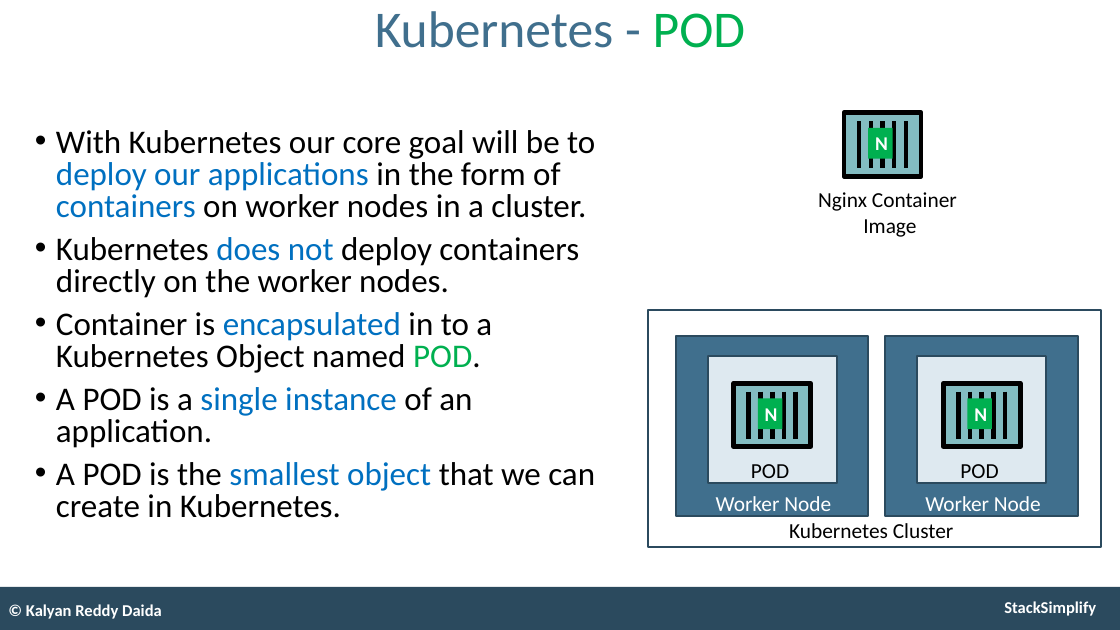
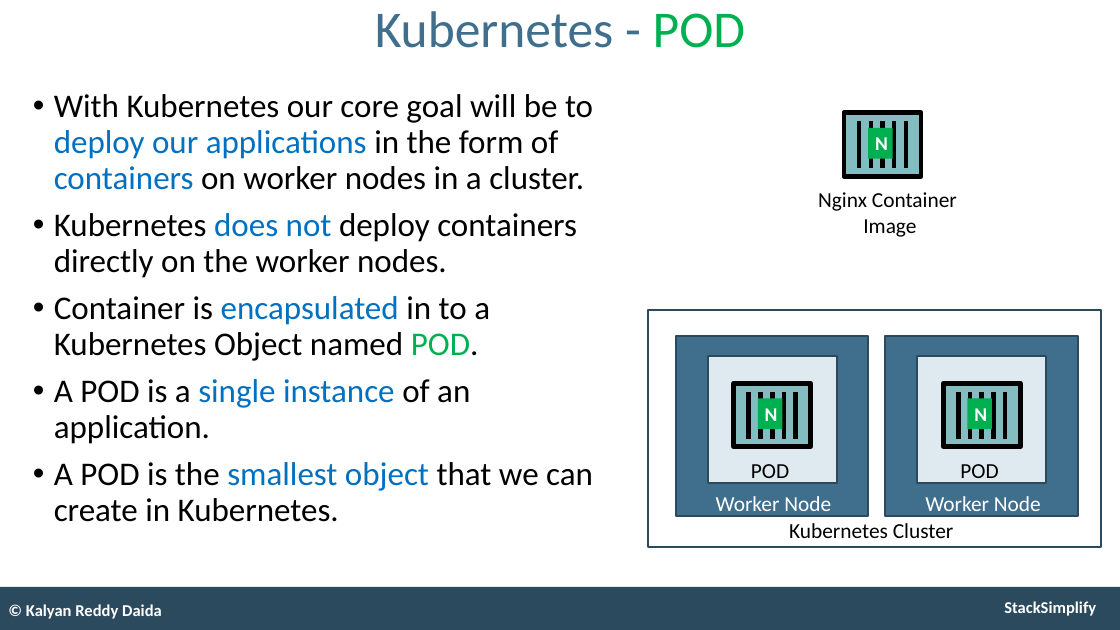
Before and after one commit to stacksimplify/aws-eks-kubernetes-masterclass, a slide deck: slide 15 of presentation/AWS-Fargate-and-EKS-Masterclass.pptx. Drawn at 1120x630 pixels with LibreOffice and Linux fonts; fonts in the diff are those of the drawing. Boxes give left, top, right and bottom in pixels: in the first picture for what was removed or moved away, otherwise in the second. Text is boxed around its words. In the diff, an @@ line names an element or a change of style, - is before the commit and + after.

```diff
--- a/presentation/AWS-Fargate-and-EKS-Masterclass.pptx
+++ b/presentation/AWS-Fargate-and-EKS-Masterclass.pptx
@@ text "With Kubernetes our core goal ...": place and size @@
-text "With Kubernetes our core goal ..." at (56,130,595,518)
+text "With Kubernetes our core goal ..." at (54,94,593,522)
@@ text "With Kubernetes our core goal ..." at (54,94,593,522): line spacing 0.8 to 0.9 @@
```
Also in this commit, not shown: 4 other slides changed, 3 slides added, 11 other files.
